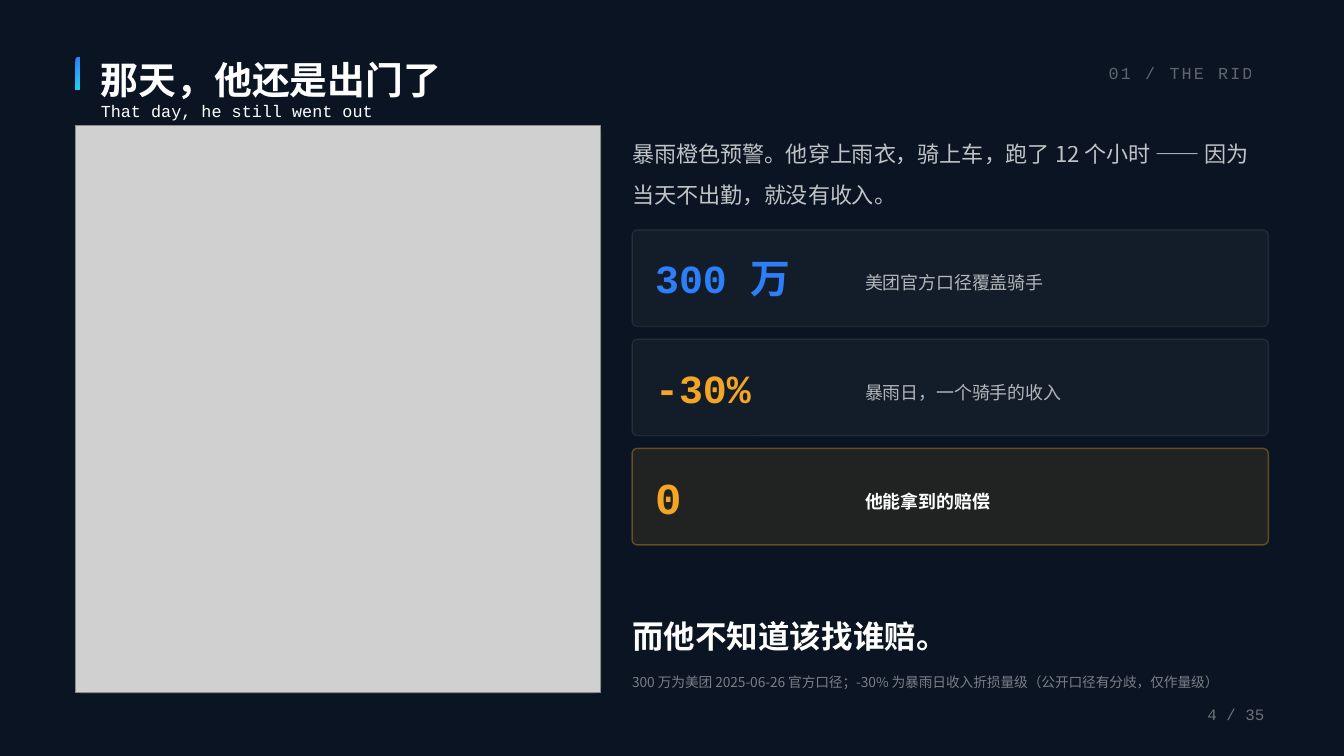
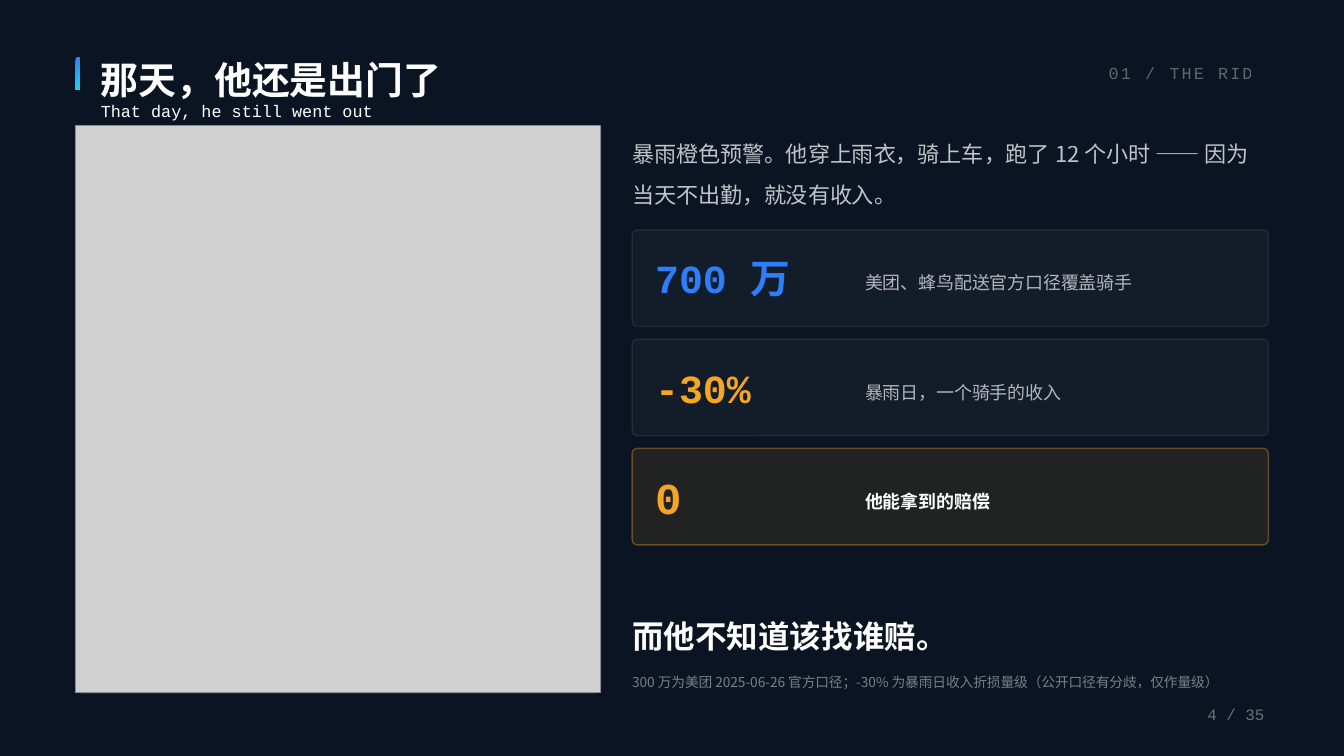
Before and after one commit to BruceLeezh/rainproof-pro, a slide deck: slide 3 of 01-参赛材料/交付物/PPT/雨证-路演PPT-答辩版-2026-11-14.pptx (slide 4 before the commit). Drawn at 1344x756 pixels with LibreOffice and Linux fonts; fonts in the diff are those of the drawing; grey boxes stand for pictures. Boxes give left, top, right and bottom in pixels: in the first picture for what was removed or moved away, otherwise in the second. Text is boxed around its words. In the diff, an @@ line names an element or a change of style, - is before the commit and + after.

```diff
--- a/01-参赛材料/交付物/PPT/雨证-路演PPT-答辩版-2026-11-14.pptx
+++ b/01-参赛材料/交付物/PPT/雨证-路演PPT-答辩版-2026-11-14.pptx
@@ text at box(655, 262, 791, 297): text changed @@
-300 万
+700 万
@@ text at box(865, 274, 1132, 291): text changed @@
-美团官方口径覆盖骑手
+美团、蜂鸟配送官方口径覆盖骑手
```
Also in this commit, not shown: 14 other slides changed, 15 slides removed, 2 other files.
